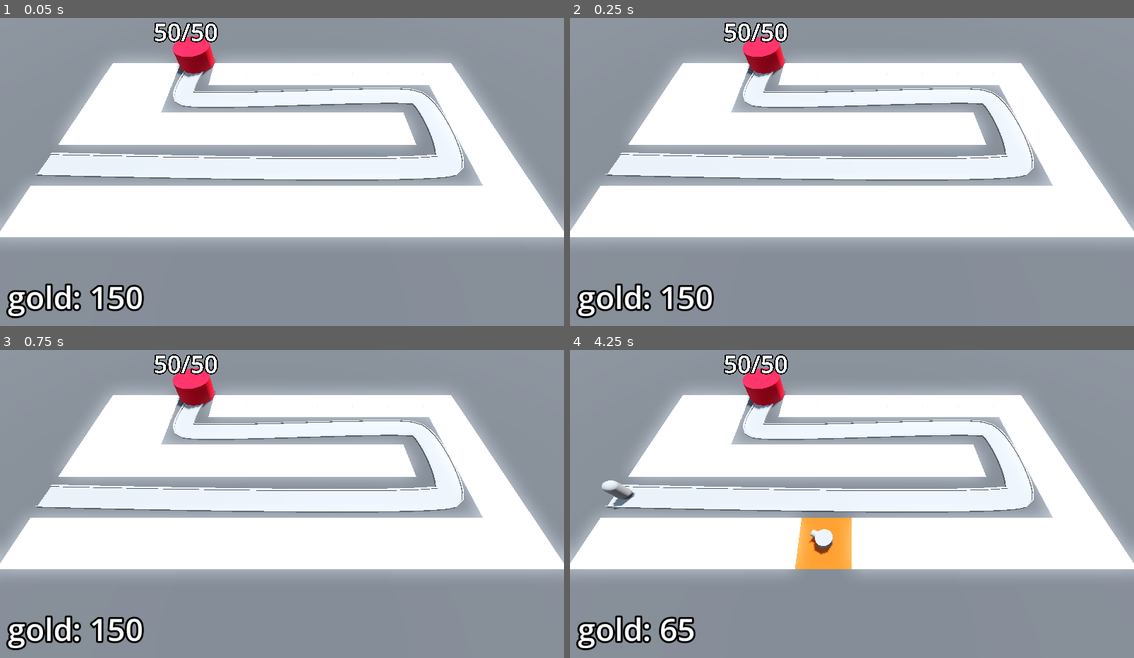
Above: before the commit, frames 1-4 (two rows, left to right).
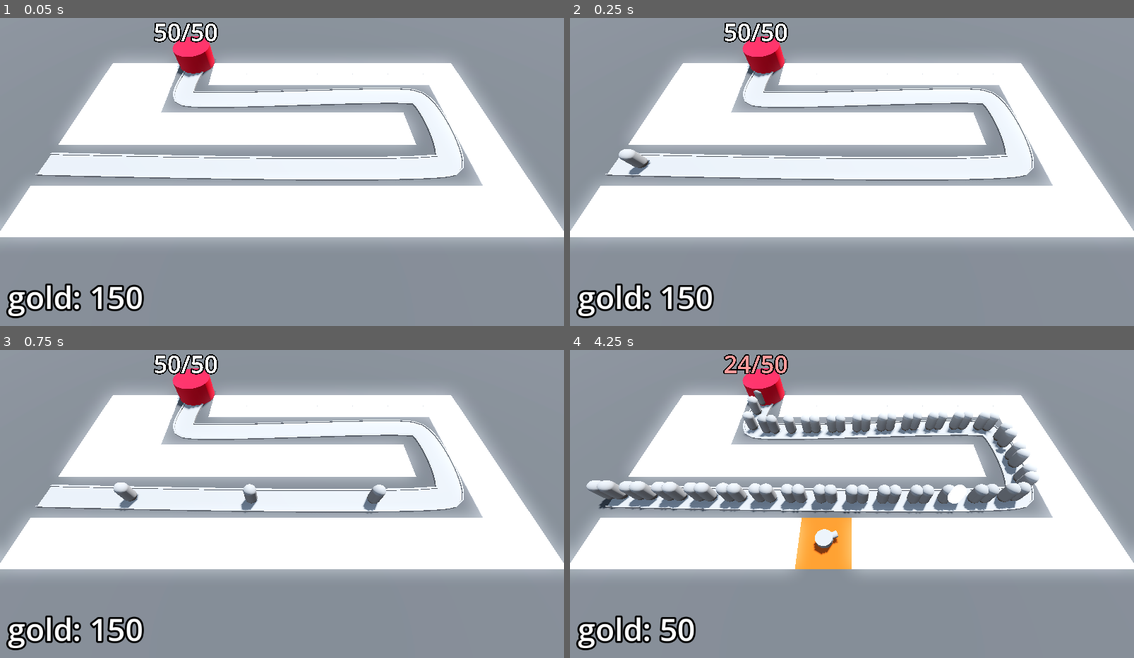
Above: after the commit, the same moments.

Repository: BerkayOzercan/Tutorial-Godot-Barbarian-Blaster
Game: Godot game, scene res://BaseLevel.tscn
Two runs of this game, one before a commit and one after it. Both use one fixed random seed, a clock stepped at 60 frames per second and the inputs below.
Inputs (mouse positions are in pixels of both pictures, inside the frame that each line leads up to):
- Up to frame 1 (0.05 s): no input
- Up to frame 2 (0.25 s): no input
- Up to frame 3 (0.75 s): move the mouse to (406, 482) at 0.52 s; click (406, 482) at 0.6 s
- Up to frame 4 (4.25 s): move the mouse to (739, 516) at 1.27 s; click (739, 516) at 1.35 s; move the mouse to (908, 430) at 2.02 s; click (908, 430) at 2.1 s; move the mouse to (823, 562) at 2.77 s; click (823, 562) at 2.85 s; move the mouse to (1021, 547) at 3.52 s; click (1021, 547) at 3.6 s

Frame 1 is identical in both runs. In frame 2, 0.3% of the frame differs, in the area x 8-15%, y 42-52%; in frame 3, 0.6%; in frame 4, 8.2%, in the area x 2-84%, y 1-96%.

Commit message:
Edit : ending the game

Diff:
--- a/Base/base.gd
+++ b/Base/base.gd
@@ -18,6 +18,7 @@
 
 func _ready() -> void:
 	current_health = max_health
+	Engine.time_scale = 10
 	pass
 
 func take_damage() -> void:
--- a/BaseLevel.tscn
+++ b/BaseLevel.tscn
@@ -71,13 +71,14 @@
 }
 metadata/_editor_floor_ = Vector3(0, 0, 0)
 
-[node name="EnemyPath" type="Path3D" parent="." node_paths=PackedStringArray("difficulty_manager")]
+[node name="EnemyPath" type="Path3D" parent="." node_paths=PackedStringArray("difficulty_manager", "victory_layer")]
 curve = SubResource("Curve3D_iiq1p")
 script = ExtResource("3_l2o2v")
 enemy_scene = ExtResource("2_6j3s5")
 difficulty_manager = NodePath("../DifficultyManager")
+victory_layer = NodePath("../VictoryLayer")
 
-[node name="CSGPolygon3D" type="CSGPolygon3D" parent="EnemyPath"]
+[node name="Road" type="CSGPolygon3D" parent="EnemyPath"]
 polygon = PackedVector2Array(-1, 0, -1, 0.1, 1, 0.1, 1, 0)
 mode = 2
 path_node = NodePath("..")
@@ -85,7 +86,7 @@
 path_interval = 0.5
 path_simplify_angle = 0.0
 path_rotation = 2
-path_local = false
+path_local = true
 path_continuous_u = true
 path_u_distance = 1.0
 path_joined = false
@@ -98,7 +99,7 @@
 path_interval = 0.5
 path_simplify_angle = 0.0
 path_rotation = 2
-path_local = false
+path_local = true
 path_continuous_u = true
 path_u_distance = 1.0
 path_joined = false
@@ -111,7 +112,7 @@
 path_interval = 0.5
 path_simplify_angle = 0.0
 path_rotation = 2
-path_local = false
+path_local = true
 path_continuous_u = true
 path_u_distance = 1.0
 path_joined = false
@@ -150,4 +151,15 @@
 [node name="DifficultyManager" parent="." instance=ExtResource("9_ca76e")]
 enemy_health_curve = SubResource("Curve_fuwnb")
 
+[node name="VictoryLayer" type="CanvasLayer" parent="."]
+visible = false
+
+[node name="ColorRect" type="ColorRect" parent="VictoryLayer"]
+anchors_preset = 15
+anchor_right = 1.0
+anchor_bottom = 1.0
+grow_horizontal = 2
+grow_vertical = 2
+color = Color(0, 0, 0, 0.588235)
+
 [connection signal="timeout" from="EnemyPath/Timer" to="EnemyPath" method="_on_timer_timeout"]
--- a/EnemyPath.gd
+++ b/EnemyPath.gd
@@ -2,7 +2,7 @@
 
 @export var enemy_scene: PackedScene
 @export var difficulty_manager: Node
-
+@export var victory_layer: CanvasLayer
 @onready var timer: Timer = $Timer
 
 func spawn_enemy() -> void:
@@ -10,10 +10,18 @@
 	new_enemy.max_health = difficulty_manager.get_enemy_health()
 	add_child(new_enemy)
 	timer.wait_time = difficulty_manager.get_spawn_time()
+	new_enemy.tree_exited.connect(enemy_defeatted)
 
 func _on_timer_timeout() -> void:
 	spawn_enemy()
 
-
 func _on_difficulty_manager_stop_spawning_enemies() -> void:
 	timer.stop()
+
+func enemy_defeatted() -> void:
+	if timer.is_stopped():
+		for child in get_children():
+			if child is PathFollow3D:
+				return
+		print("you won!")
+		victory_layer.visible = true
Not shown: 4 places in MeshLibrary/SpaceLibrary.tres that only renumber resources
